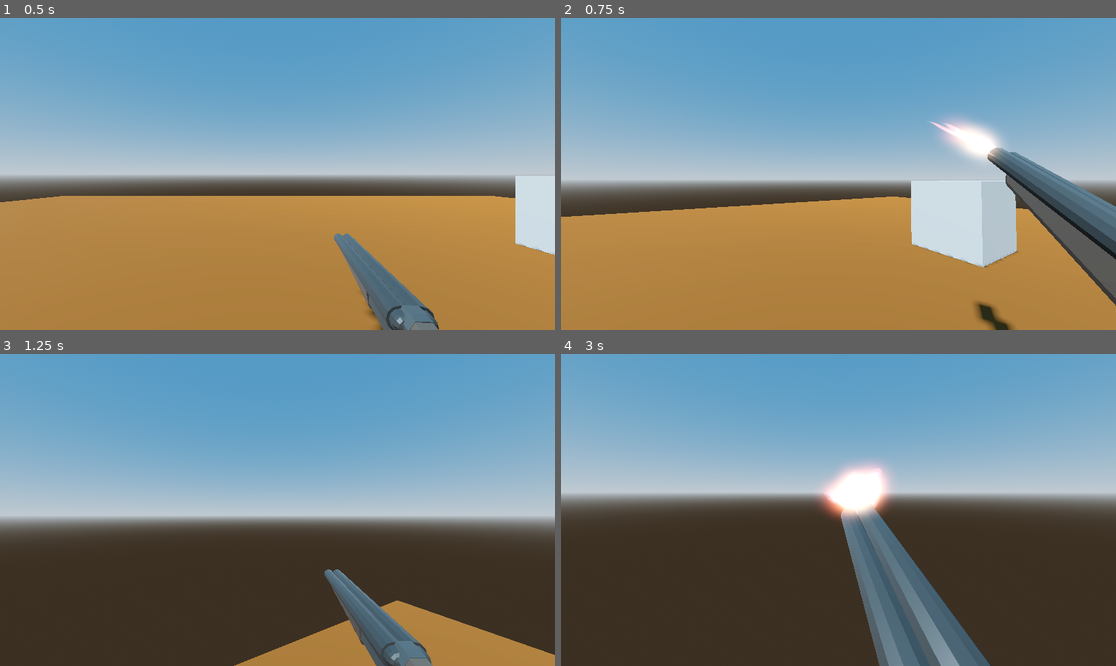
Above: before the commit, frames 1-4 (two rows, left to right).
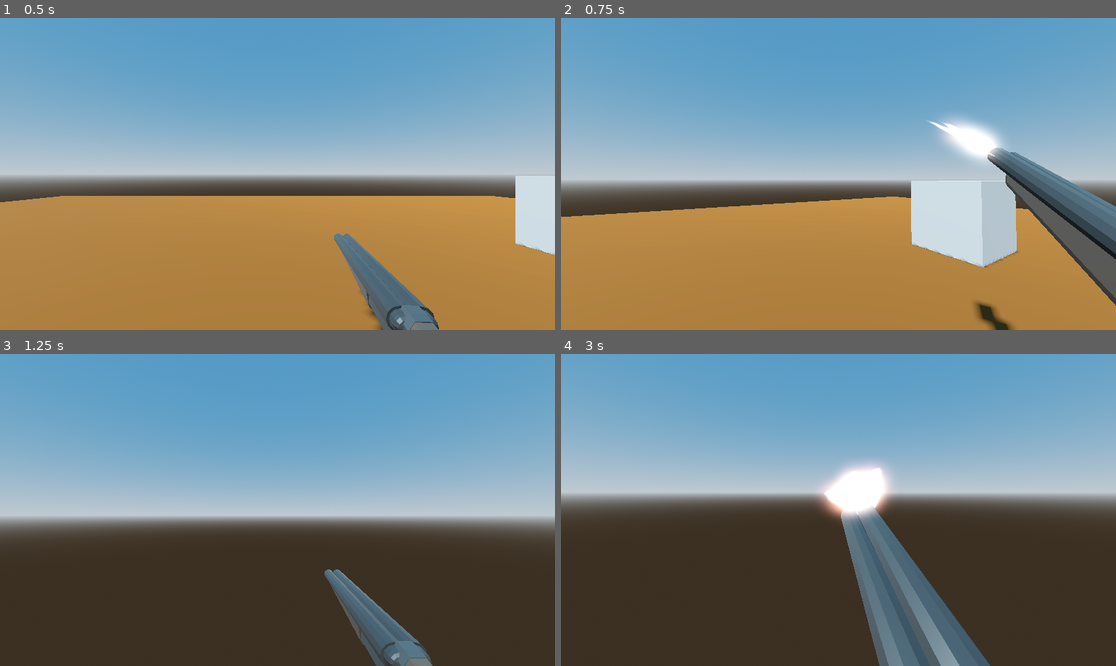
Above: after the commit, the same moments.

Repository: lhalf/it-2
Game: Godot game, scene res://game.tscn
Two runs of this game, one before a commit and one after it. Both use one fixed random seed, a clock stepped at 60 frames per second and the inputs below.
Inputs (mouse positions are in pixels of both pictures, inside the frame that each line leads up to):
- Up to frame 1 (0.5 s): no input
- Up to frame 2 (0.75 s): tap Enter at 0.5 s; move the mouse to (866, 174) at 0.52 s; press the mouse at (866, 174) at 0.53 s; hold W (forward) from 0.53 s (still down)
- Up to frame 3 (1.25 s): keep holding W (forward); tap Space (jump) at 0.77 s
- Up to frame 4 (3 s): keep holding W (forward); move the mouse to (810, 510) at 1.27 s; release the mouse at (810, 510) at 1.28 s; right-click (810, 510) at 1.35 s; tap Space (jump) at 1.52 s; move the mouse to (849, 503) at 2.02 s; press the mouse at (849, 503) at 2.03 s; move the mouse to (832, 516) at 2.77 s; release the mouse at (832, 516) at 2.78 s; right-click (832, 516) at 2.85 s

Frame 1 is identical in both runs. In frame 2, less than 0.1% of the frame differs, in the area x 66-79%, y 33-46%; in frame 3, 5.0%, in the area x 42-100%, y 79-100%; in frame 4, 0.3%.

Commit message:
refactor velocity setting

Diff:
--- a/components/movement/player_movement.gd
+++ b/components/movement/player_movement.gd
@@ -10,7 +10,9 @@
 	var input = Input.get_vector("left", "right", "forward", "backward")
 	var relative_input = Vector2(input.x, input.y).rotated(-player.global_rotation.y)
 	if input.length() > 0:
-		player.velocity = lerp(player.velocity, Vector3(relative_input.x, 0, relative_input.y) * movement_values.max_speed, movement_values.acceleration * delta)
+		#player.velocity = lerp(player.velocity, Vector3(relative_input.x, 0, relative_input.y) * movement_values.max_speed, movement_values.acceleration * delta)
+		player.velocity.x = lerp(player.velocity.x, relative_input.x * movement_values.max_speed, movement_values.acceleration * delta)
+		player.velocity.z = lerp(player.velocity.z, relative_input.y * movement_values.max_speed, movement_values.acceleration * delta)
 	else:
 		player.velocity.x = lerp(player.velocity.x, 0.0, movement_values.friction * delta)
 		player.velocity.z = lerp(player.velocity.z, 0.0, movement_values.friction * delta)
--- a/gun/gun.tscn
+++ b/gun/gun.tscn
@@ -201,7 +201,7 @@
 transparency = 1
 albedo_texture = ExtResource("3_8sdsx")
 emission_enabled = true
-emission_energy_multiplier = 4.0
+emission_energy_multiplier = 10.0
 emission_texture = ExtResource("3_8sdsx")
 
 [sub_resource type="PlaneMesh" id="PlaneMesh_8qs1e"]
